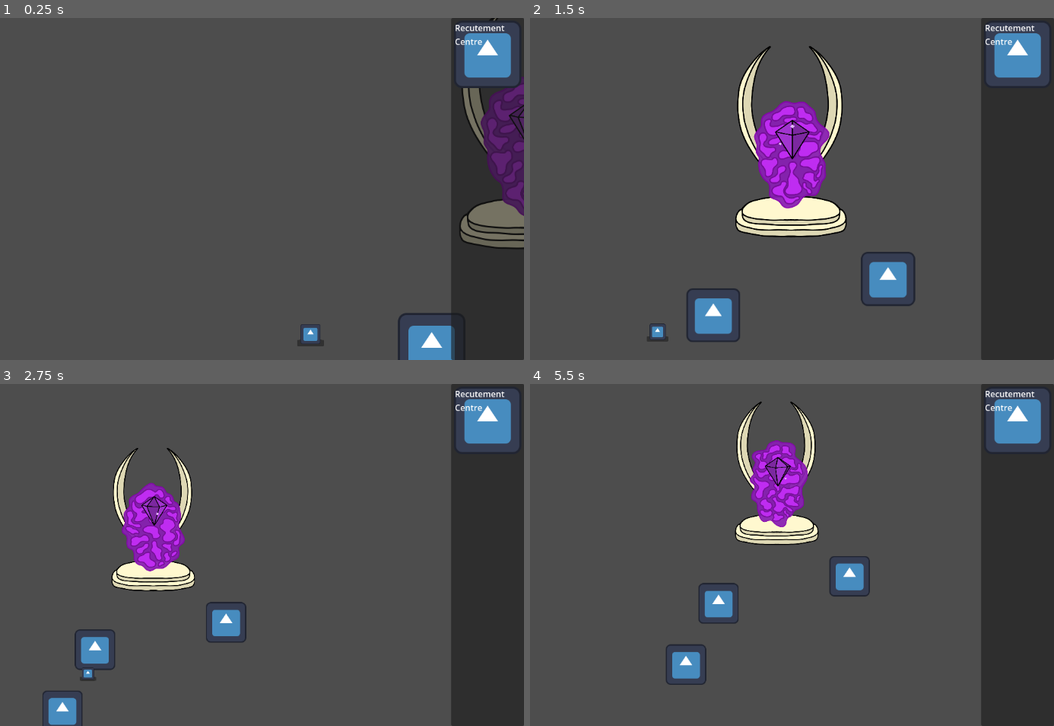
Above: before the commit, frames 1-4 (two rows, left to right).
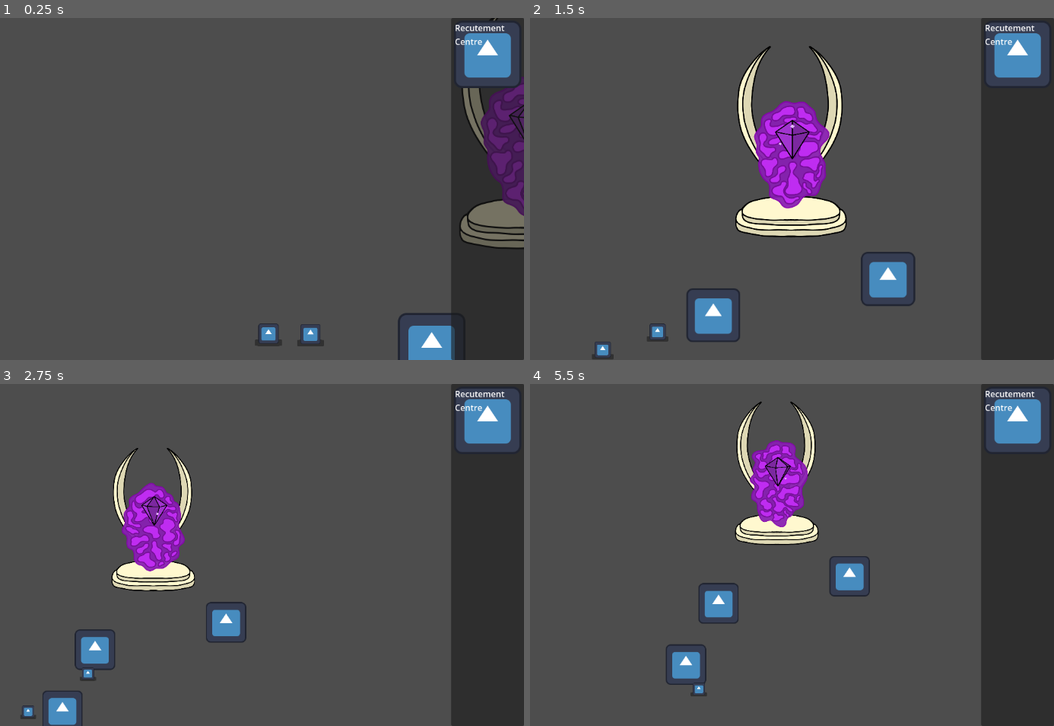
Above: after the commit, the same moments.

Repository: CiaranWoodward/LD55
Game: Godot game, scene res://Map/GameMap.tscn
The game is run twice, just before and just after one commit, with the same random seed, the same clock (stepped at 60 frames per second) and the same inputs. The engine's default icon, where the game draws it, is replaced by a stand-in: a white triangle on a blue panel in a dark square.
Inputs (mouse positions are in pixels of both pictures, inside the frame that each line leads up to):
- Up to frame 1 (0.25 s): no input
- Up to frame 2 (1.5 s): move the mouse to (886, 171) at 0.52 s; hold Right (ui_right) 0.53-1.25 s; hold Mouse wheel down (zoom_in) 0.53-1.25 s; click (886, 171) at 0.67 s; drag from (629, 206) to (739, 315) at 1.27 s
- Up to frame 3 (2.75 s): move the mouse to (282, 479) at 2.02 s; hold Right (ui_right) from 2.03 s (still down); hold Mouse wheel down (zoom_in) from 2.03 s (still down); click (282, 479) at 2.17 s
- Up to frame 4 (5.5 s): release Right (ui_right) at 2.75 s; release Mouse wheel down (zoom_in) at 2.75 s; drag from (718, 623) to (681, 524) at 2.77 s; move the mouse to (933, 606) at 3.52 s; hold Left (ui_left) 3.53-4.25 s; hold Mouse wheel down (zoom_in) 3.53-4.25 s; click (933, 606) at 3.67 s; drag from (566, 503) to (828, 623) at 4.27 s; move the mouse to (781, 555) at 5.02 s; hold Down (ui_down) from 5.03 s (still down); hold Mouse wheel down (zoom_in) from 5.03 s (still down); click (781, 555) at 5.17 s

The runs differ from the first frame. In frame 1, 0.2% of the frame differs, in the area x 48-54%, y 89-96%; in frame 2, 0.1%; in frame 3, less than 0.1%; in frame 4, less than 0.1%.

Commit message:
Smooth out cat movement & pickup

Diff:
--- a/Buildings/ProductionBuilding.gd
+++ b/Buildings/ProductionBuilding.gd
@@ -34,7 +34,7 @@
 	if (as_ui_part):
 		build_timer.stop()
 	else:
-		build_timer.start()
+		set_cat_count(cat_count)
 
 func is_cost_affordable() -> bool:
 	return Global.get_resource_count(Global.ResourceType.GOLD) >= cost
--- a/Buildings/RecutementCentre.gd
+++ b/Buildings/RecutementCentre.gd
@@ -12,4 +12,4 @@
 	super.do_build()
 	var cat: Cat = load("res://Characters/Cat.tscn").instantiate()
 	cat.position = self.position
-	Global.game_map.add_child(cat)
+	Global.game_map.add_character(cat)
--- a/Characters/BaseCharacter.gd
+++ b/Characters/BaseCharacter.gd
@@ -7,6 +7,7 @@
 @export var head_height: float = 15
 
 @onready var nav: NavigationAgent2D = $NavigationAgent2D
+@onready var area: Area2D = Area2D.new()
 
 var current_target: Building
 var _picked_up: bool = false
@@ -16,10 +17,22 @@
 @onready var _stashed_collision_layer = collision_layer
 
 func _ready():
-	input_pickable = true
 	add_to_group("characters")
 	_find_new_target()
 	_last_valid_location = global_position
+	collision_layer = Global.PhysicsLayer.CHARACTER
+	collision_mask = Global.PhysicsLayer.BUILDING | Global.PhysicsLayer.NORMAL
+	_configure_area()
+
+func _configure_area():
+	var colshape = CollisionShape2D.new()
+	colshape.shape = $CollisionShape2D.shape
+	area.add_child(colshape)
+	area.monitoring = true
+	area.monitorable = true
+	area.collision_layer = Global.PhysicsLayer.CHARACTER
+	area.collision_mask = Global.PhysicsLayer.CHARACTER
+	add_child(area)
 
 func _find_new_target():
 	var potential_buildings = get_tree().get_nodes_in_group("buildings").filter(
@@ -45,11 +58,20 @@
 			current_target = null
 		else:
 			_find_new_target()
+	elif !nav.is_target_reachable():
+		_find_new_target()
 
 	var direction = Vector3();
 	direction = nav.get_next_path_position() - global_position
 	direction = direction.normalized()
 	velocity = velocity.lerp(direction * movement_speed, acceleration * delta)
+
+	var slowdown = Vector2.ZERO
+	for a in area.get_overlapping_areas():
+		slowdown += (global_position - a.global_position).normalized()
+	if slowdown != Vector2.ZERO:
+		velocity += slowdown * (movement_speed / 10.0)
+
 	move_and_slide()
 
 func _new_pickup_tween():
@@ -57,18 +79,17 @@
 		_pick_up_tween.kill()
 	_pick_up_tween = create_tween()
 
-func pick_up():
-	assert(!_picked_up)
-	if Global.cursor.is_free():
-		Global.cursor.pick_up(self)
-		_picked_up = true
-		input_pickable = false
-		current_target = null
-		_stashed_collision_layer = collision_layer
-		collision_layer = 0
-		_new_pickup_tween()
-		_pick_up_tween.tween_property(get_node("Graphic"), "position", Vector2(0, -pickup_height), 0.2)
-		_pick_up_tween.parallel().tween_property(self, "_pickup_offset", Vector2(0, pickup_height + head_height), 0.2)
+func pick_up() -> bool:
+	if _picked_up:
+		return false
+	_picked_up = true
+	current_target = null
+	_stashed_collision_layer = collision_layer
+	collision_layer = 0
+	_new_pickup_tween()
+	_pick_up_tween.tween_property(get_node("Graphic"), "position", Vector2(0, -pickup_height), 0.2)
+	_pick_up_tween.parallel().tween_property(self, "_pickup_offset", Vector2(0, pickup_height + head_height), 0.2)
+	return true
 
 func drag_to(gcoords: Vector2):
 	global_position = gcoords + _pickup_offset
@@ -78,7 +99,6 @@
 
 func put_down():
 	assert(_picked_up)
-	input_pickable = true
 	_picked_up = false
 	_new_pickup_tween()
 	_pick_up_tween.tween_property(get_node("Graphic"), "position", Vector2.ZERO, 0.2)
--- a/Characters/Cat.tscn
+++ b/Characters/Cat.tscn
@@ -7,6 +7,8 @@
 radius = 20.0
 
 [node name="Cat" type="CharacterBody2D"]
+collision_layer = 4
+collision_mask = 3
 motion_mode = 1
 wall_min_slide_angle = 0.0
 script = ExtResource("1_52cgv")
--- a/Global.gd
+++ b/Global.gd
@@ -21,8 +21,10 @@
 }
 
 enum PhysicsLayer {
-	Normal = 1,
-	Building = 2,
+	NORMAL = 1,
+	BUILDING = 2,
+	CHARACTER = 4,
+	CURSOR = 8,
 }
 
 # inventory for resources
--- a/Map/GameMap.gd
+++ b/Map/GameMap.gd
@@ -24,11 +24,14 @@
 	building.buy()
 	_compute_nav_mesh()
 
+func add_character(character: BaseCharacter):
+	nav_region.add_child(character)
+
 func get_building_at_point(gcoords: Vector2):
 	var dss = get_world_2d().direct_space_state
 	var query = PhysicsPointQueryParameters2D.new()
 	query.collide_with_areas = true
-	query.collision_mask = Global.PhysicsLayer.Building
+	query.collision_mask = Global.PhysicsLayer.BUILDING
 	query.position = gcoords
 	var shapes = dss.intersect_point(query)
 	if shapes.size() > 0:
--- a/Map/GameMap.tscn
+++ b/Map/GameMap.tscn
@@ -16,6 +16,7 @@
 script = ExtResource("1_667xj")
 
 [node name="NavigationRegion2D" type="NavigationRegion2D" parent="."]
+y_sort_enabled = true
 navigation_polygon = SubResource("NavigationPolygon_imvrd")
 
 [node name="Recutement Centre" parent="NavigationRegion2D" instance=ExtResource("1_p3gag")]
@@ -33,6 +34,12 @@
 [node name="Cat" parent="NavigationRegion2D" instance=ExtResource("4_1crc1")]
 position = Vector2(163.83, 270.029)
 
+[node name="Cat2" parent="NavigationRegion2D" instance=ExtResource("4_1crc1")]
+position = Vector2(88, 266)
+
+[node name="Cat3" parent="NavigationRegion2D" instance=ExtResource("4_1crc1")]
+position = Vector2(188, 342)
+
 [node name="Hud" parent="." instance=ExtResource("3_o1tnc")]
 
 [node name="Cursor" parent="." instance=ExtResource("4_0ycld")]
--- a/UI/Cursor.gd
+++ b/UI/Cursor.gd
@@ -60,7 +60,14 @@
 	return
 
 func _apply_pressed_action():
-	pass
+	if _current_action == ActionType.NONE:
+		var areas = $PickArea.get_overlapping_areas()
+		areas.sort_custom(func(a, b): return a.global_position.distance_squared_to(self.global_position) < b.global_position.distance_squared_to(self.global_position))
+		for area in areas:
+			var parent = area.get_parent()
+			if parent is BaseCharacter and parent.pick_up():
+				pick_up(parent)
+				break
 
 func _apply_released_action():
 	if _current_action == ActionType.BUILD:
--- a/UI/Cursor.tscn
+++ b/UI/Cursor.tscn
@@ -1,6 +1,9 @@
-[gd_scene load_steps=2 format=3 uid="uid://ckplrxq1lxetw"]
+[gd_scene load_steps=3 format=3 uid="uid://ckplrxq1lxetw"]
 
 [ext_resource type="Script" path="res://UI/Cursor.gd" id="1_y8trr"]
+
+[sub_resource type="CircleShape2D" id="CircleShape2D_ekuk7"]
+radius = 52.0096
 
 [node name="Cursor" type="Node2D"]
 script = ExtResource("1_y8trr")
@@ -8,3 +11,10 @@
 valid_color = Color(1, 1, 1, 0.509804)
 
 [node name="Building" type="Node2D" parent="."]
+
+[node name="PickArea" type="Area2D" parent="."]
+collision_layer = 8
+collision_mask = 4
+
+[node name="CollisionShape2D" type="CollisionShape2D" parent="PickArea"]
+shape = SubResource("CircleShape2D_ekuk7")
--- a/project.godot
+++ b/project.godot
@@ -36,6 +36,8 @@
 
 2d_physics/layer_1="Normal"
 2d_physics/layer_2="Buildings"
+2d_physics/layer_3="Characters"
+2d_physics/layer_4="Cursor"
 
 [rendering]
 
